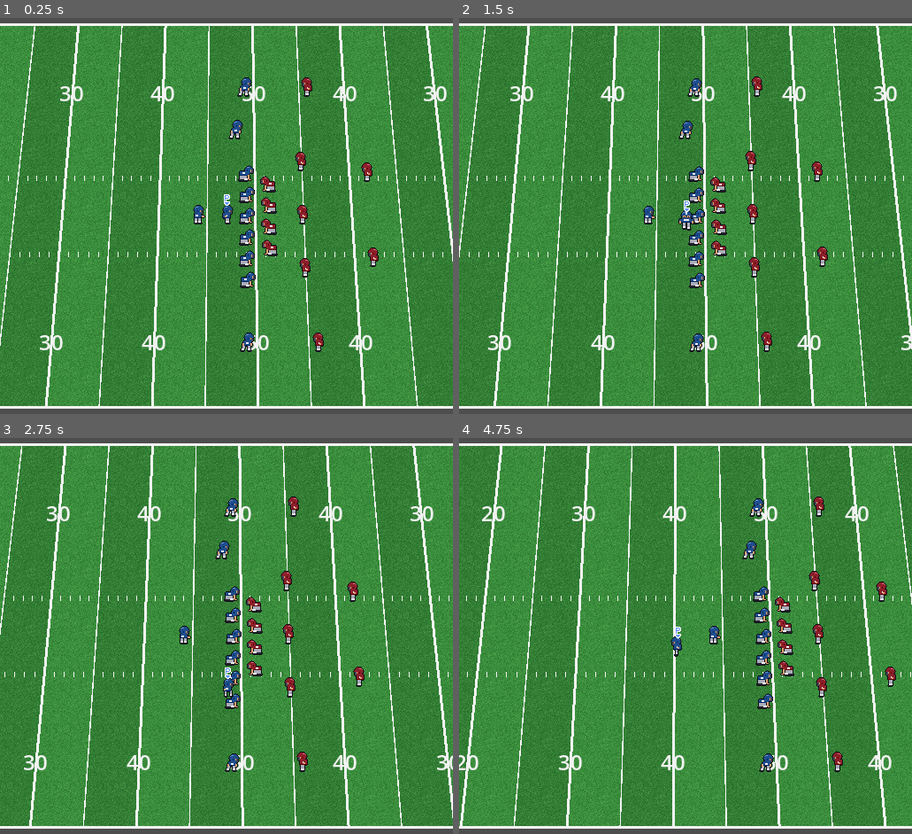
Above: before the commit, frames 1-4 (two rows, left to right).
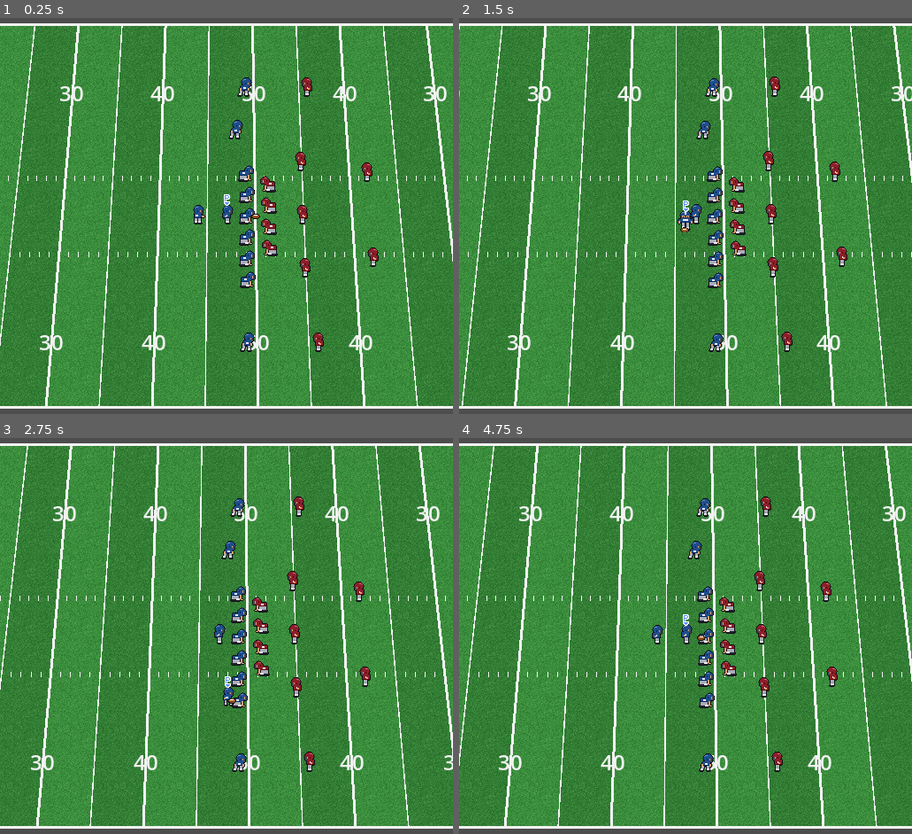
Above: after the commit, the same moments.

Repository: joaorodrigues1994/total-football
Game: Godot game, scene res://scenes/main.tscn
Same seed, same stepped clock (60 frames per second), same inputs: the game is played once before the commit and once after it.
Inputs:
- Up to frame 1 (0.25 s): no input
- Up to frame 2 (1.5 s): hold Right (ui_right) 0.53-1.28 s; tap A (btn_a, bound only after the commit) at 0.6 s; tap D (btn_d, bound only after the commit) at 0.8, 1.35 s; hold Down (ui_down) from 1.28 s (still down)
- Up to frame 3 (2.75 s): tap S (btn_s, bound only after the commit) at 1.55, 2.1 s; release Down (ui_down) at 2.03 s; hold Right (ui_right) from 2.03 s (still down); tap A (btn_a, bound only after the commit) at 2.3 s
- Up to frame 4 (4.75 s): release Right (ui_right) at 2.78 s; hold Up (ui_up) 2.78-3.53 s; tap A (btn_a, bound only after the commit) at 2.85, 4.55 s; tap D (btn_d, bound only after the commit) at 3.05, 3.6 s; hold Left (ui_left) from 3.53 s (still down); tap S (btn_s, bound only after the commit) at 3.8, 4.35 s; tap R (debug_reset, bound only after the commit) at 4.15 s

The runs differ from the first frame. In frame 1, less than 0.1% of the frame differs, in the area x 55-58%, y 49-51%; in frame 2, 13%; in frame 3, 12%; in frame 4, 33%, in the area x 0-100%, y 2-98%.

Commit message:
Etapa 5: bola, snap, handoff ao RB e corrida
Co-Authored-By: Claude Sonnet 5.5 <noreply@anthropic.com>

Diff:
--- /dev/null
+++ b/scripts/entities/ball.gd
@@ -0,0 +1,30 @@
+class_name Ball
+extends Node2D
+## Bola. Posição de jogo em world_pos (plano); a posição na tela segue a perspectiva do campo.
+
+var world_pos := Vector2.ZERO
+## Altura (px) acima do chão, usada nos passes.
+var height := 0.0
+
+const BROWN := Color("8a4b1f")
+const BROWN_LIGHT := Color("b8702f")
+
+
+func _ready() -> void:
+	z_index = 5
+
+
+func _process(_delta: float) -> void:
+	position = Vector2(
+			FieldPerspective.project_x(world_pos.x, world_pos.y, FieldPerspective.camera_x(self)),
+			world_pos.y - height)
+	queue_redraw()
+
+
+func _draw() -> void:
+	draw_set_transform(Vector2.ZERO, 0.0, Vector2(1.0, 0.62))
+	draw_circle(Vector2.ZERO, 5.0, Color(0.06, 0.06, 0.09))
+	draw_circle(Vector2.ZERO, 4.0, BROWN)
+	draw_set_transform(Vector2.ZERO, 0.0, Vector2.ONE)
+	draw_line(Vector2(-2, -1), Vector2(2, -1), Color.WHITE, 1.0)
+	draw_line(Vector2(-3, 0), Vector2(3, 0), BROWN_LIGHT, 1.0)
--- a/scripts/input/human_controller.gd
+++ b/scripts/input/human_controller.gd
@@ -2,14 +2,22 @@
 extends Node
 ## Lê os direcionais do teclado e os aplica ao jogador controlado.
 
-@export var controlled: Player
+@export var controlled: Player:
+	set = set_controlled
+
+## Desligado, o jogador controlado fica parado (ex.: antes do snap).
+var enabled := true
 
 
-func _ready() -> void:
+func set_controlled(player: Player) -> void:
+	if is_instance_valid(controlled):
+		controlled.is_controlled = false
+		controlled.input_dir = Vector2.ZERO
+	controlled = player
 	if controlled:
 		controlled.is_controlled = true
 
 
 func _physics_process(_delta: float) -> void:
 	if controlled:
-		controlled.input_dir = Input.get_vector("ui_left", "ui_right", "ui_up", "ui_down")
+		controlled.input_dir = Input.get_vector("ui_left", "ui_right", "ui_up", "ui_down") if enabled else Vector2.ZERO
--- /dev/null
+++ b/scripts/input/input_setup.gd
@@ -0,0 +1,20 @@
+class_name InputSetup
+extends RefCounted
+## Registra as ações de teclado do jogo (A, S, D) e a tecla temporária de reset (R).
+
+const KEYS := {
+	"btn_a": KEY_A,
+	"btn_s": KEY_S,
+	"btn_d": KEY_D,
+	"debug_reset": KEY_R,
+}
+
+
+static func ensure() -> void:
+	for action in KEYS:
+		if InputMap.has_action(action):
+			continue
+		InputMap.add_action(action)
+		var ev := InputEventKey.new()
+		ev.physical_keycode = KEYS[action]
+		InputMap.action_add_event(action, ev)
--- a/scripts/match/match.gd
+++ b/scripts/match/match.gd
@@ -1,35 +1,100 @@
 class_name Match
 extends Node2D
-## Monta a partida: posiciona os 22 jogadores em formação na linha de scrimmage.
+## Monta a partida e conduz a jogada: formação, snap, handoff e corrida.
+
+enum State { PRE_SNAP, SNAP, HANDOFF, RUNNING }
 
 const PLAYER_SCENE := preload("res://scenes/player.tscn")
 const STANCE_ROLES := ["LT", "LG", "C", "RG", "RT", "TE", "LDE", "LDT", "RDT", "RDE"]
 const START_ROLES := ["WR1", "WR2", "WR3"]
 const READY_ROLES := ["RB"]
+const SNAP_TIME := 0.3
+const HANDOFF_DISTANCE := 18.0
 
 @export var camera: MatchCamera
 ## Linha de jarda da bola (0 = goal line esquerda, 100 = direita).
 @export var scrimmage_yard_line := 50.0
 
+var state := State.PRE_SNAP
 var offense: Array[Player] = []
 var defense: Array[Player] = []
 var scrimmage_spot := Vector2.ZERO
 
+var _controller: HumanController
+var _ball: Ball
+var _qb: Player
+var _rb: Player
+var _carrier: Player
+var _snap_progress := 0.0
+var _snap_from := Vector2.ZERO
+
 
 func _ready() -> void:
+	InputSetup.ensure()
 	scrimmage_spot = Vector2(
 			FieldConstants.yard_line_to_x(scrimmage_yard_line),
 			FieldConstants.yards_to_px(FieldConstants.WIDTH_YARDS) / 2.0)
+	_setup()
+
+
+func _physics_process(delta: float) -> void:
+	if Input.is_action_just_pressed("debug_reset"):  # TEMPORÁRIO: some quando existirem os tackles.
+		_setup()
+		return
+	match state:
+		State.PRE_SNAP:
+			if Input.is_action_just_pressed("btn_a"):
+				_rb.pose = ""
+				_snap_progress = 0.0
+				_snap_from = _ball.world_pos
+				state = State.SNAP
+		State.SNAP:
+			_snap_progress = minf(_snap_progress + delta / SNAP_TIME, 1.0)
+			_ball.world_pos = _snap_from.lerp(_hands(_qb), _snap_progress)
+			if _snap_progress >= 1.0:
+				_carrier = _qb
+				state = State.HANDOFF
+		State.HANDOFF:
+			_ball.world_pos = _hands(_carrier)
+			var to_qb := _qb.global_position - _rb.global_position
+			_rb.input_dir = to_qb.normalized()
+			if to_qb.length() <= HANDOFF_DISTANCE:
+				_carrier = _rb
+				_controller.controlled = _rb
+				_controller.enabled = true
+				camera.target = _rb
+				state = State.RUNNING
+		State.RUNNING:
+			_ball.world_pos = _hands(_carrier)
+
+
+func _setup() -> void:
+	for p in offense + defense:
+		p.queue_free()
+	if _controller:
+		_controller.queue_free()
+	if _ball:
+		_ball.queue_free()
+
 	offense = _spawn(Formation.OFFENSE, Player.Team.A, Vector2.RIGHT)
 	defense = _spawn(Formation.DEFENSE, Player.Team.B, Vector2.LEFT)
+	_qb = _find(offense, "QB")
+	_rb = _find(offense, "RB")
+	_carrier = null
+	state = State.PRE_SNAP
 
-	var qb := _find(offense, "QB")
-	var controller := HumanController.new()
-	controller.controlled = qb
-	add_child(controller)
+	_controller = HumanController.new()
+	add_child(_controller)
+	_controller.enabled = false
+	_controller.controlled = _qb
+
+	_ball = Ball.new()
+	_ball.world_pos = scrimmage_spot
+	add_child(_ball)
+
 	if camera:
-		camera.target = qb
-		camera.global_position = qb.global_position
+		camera.target = _qb
+		camera.global_position = _qb.global_position
 
 
 ## Time atacando para a direita; a defesa usa os mesmos offsets do outro lado da bola.
@@ -47,6 +112,10 @@
 	return players
 
 
+func _hands(player: Player) -> Vector2:
+	return player.global_position + player.facing * 6.0 + Vector2(0, 3)
+
+
 func _pose_for(role: String) -> String:
 	if role in STANCE_ROLES:
 		return "stance"
Not shown, added: scripts/entities/ball.gd.uid
Not shown, added: scripts/input/input_setup.gd.uid
